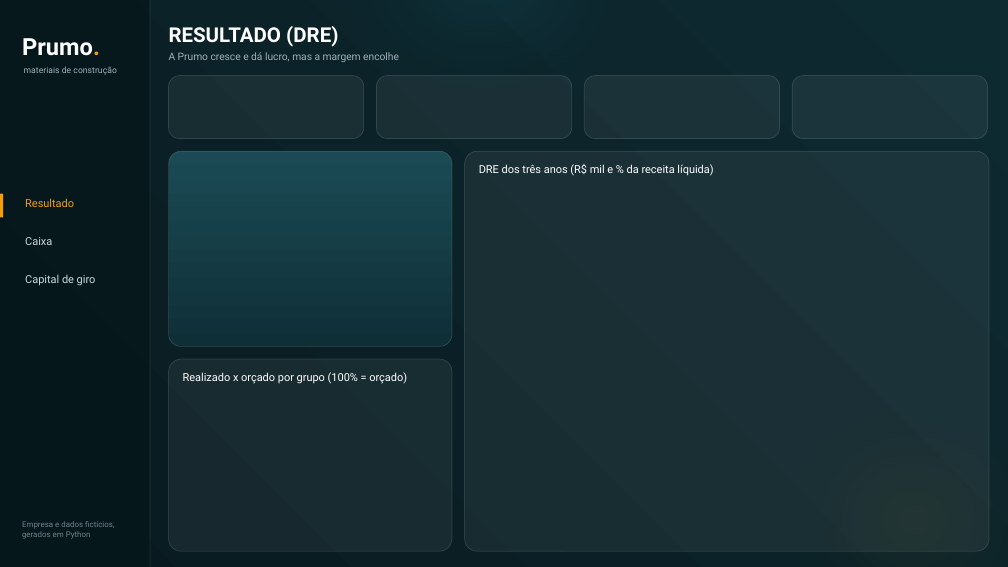
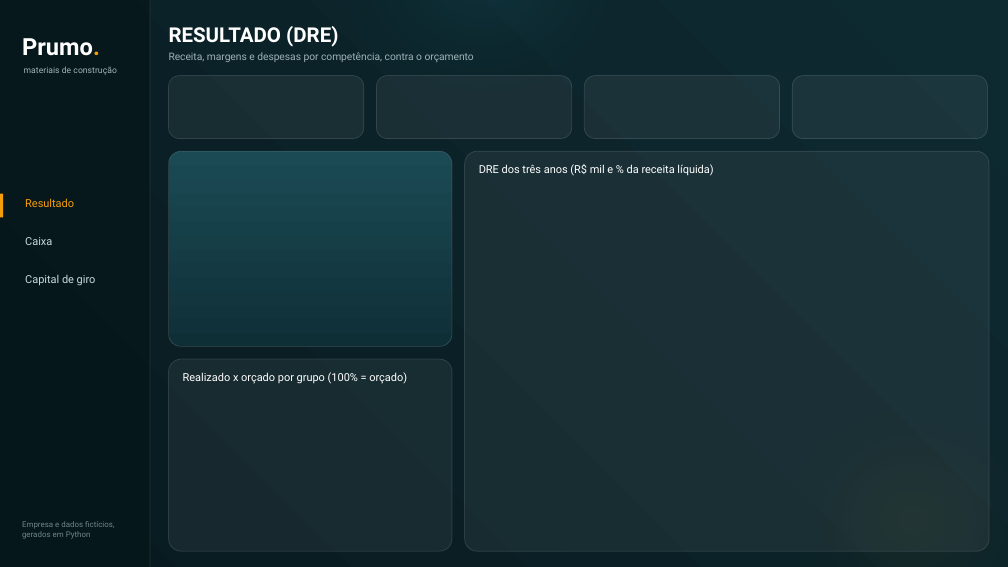
Before and after one commit to pedroeq-hash/bi-financeiro, a slide deck: slide 1 of layout/layout_paginas.pptx. Drawn at 1008x567 pixels with LibreOffice and Linux fonts; fonts in the diff are those of the drawing. Boxes give left, top, right and bottom in pixels: in the first picture for what was removed or moved away, otherwise in the second. Text is boxed around its words. In the diff, an @@ line names an element or a change of style, - is before the commit and + after.

```diff
--- a/layout/layout_paginas.pptx
+++ b/layout/layout_paginas.pptx
@@ text at bbox=[169, 52, 474, 62]: text changed @@
-A Prumo cresce e dá lucro, mas a margem encolhe
+Receita, margens e despesas por competência, contra o orçamento
```
Also in this commit, not shown: 2 other slides changed, 10 other files.
